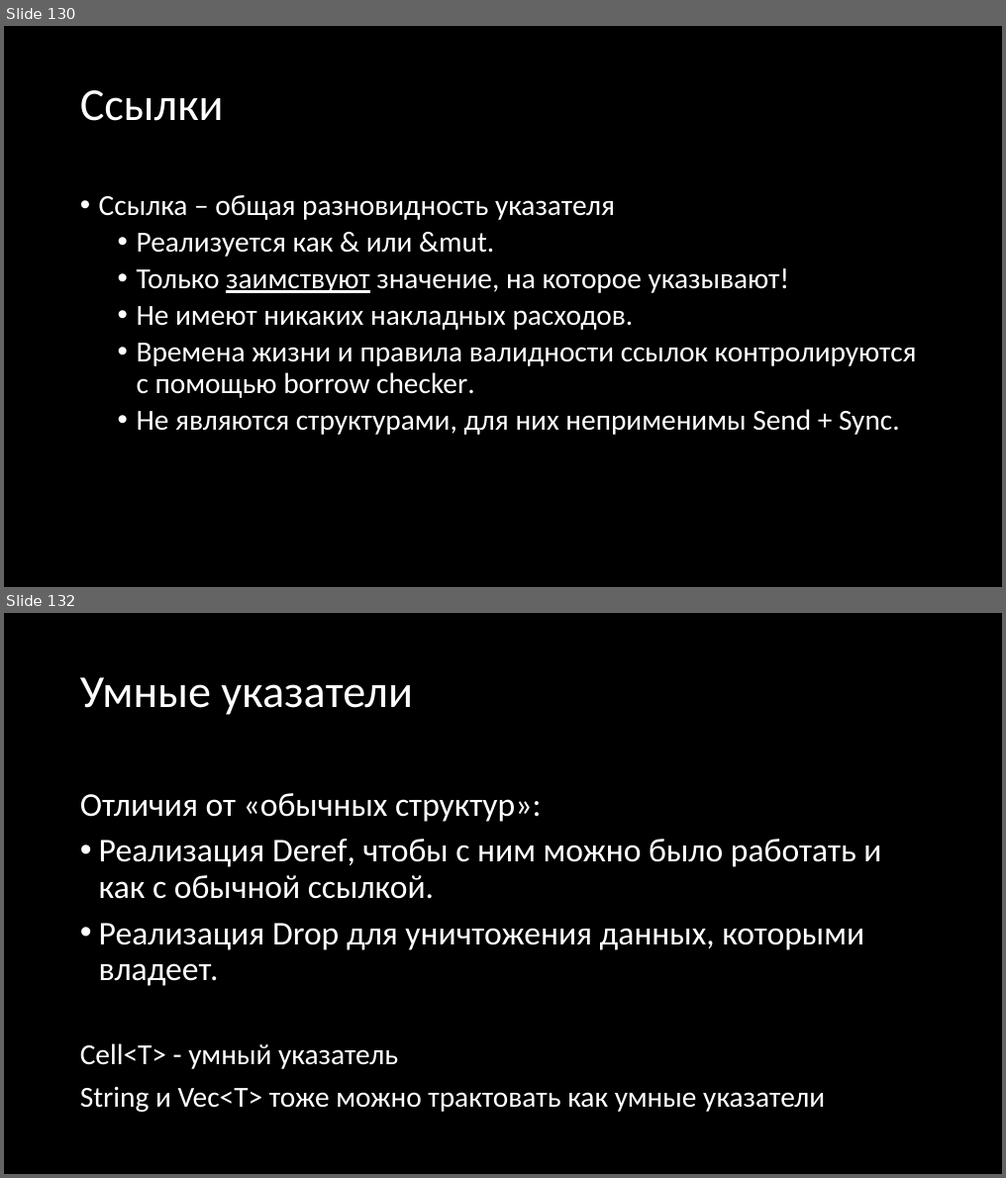
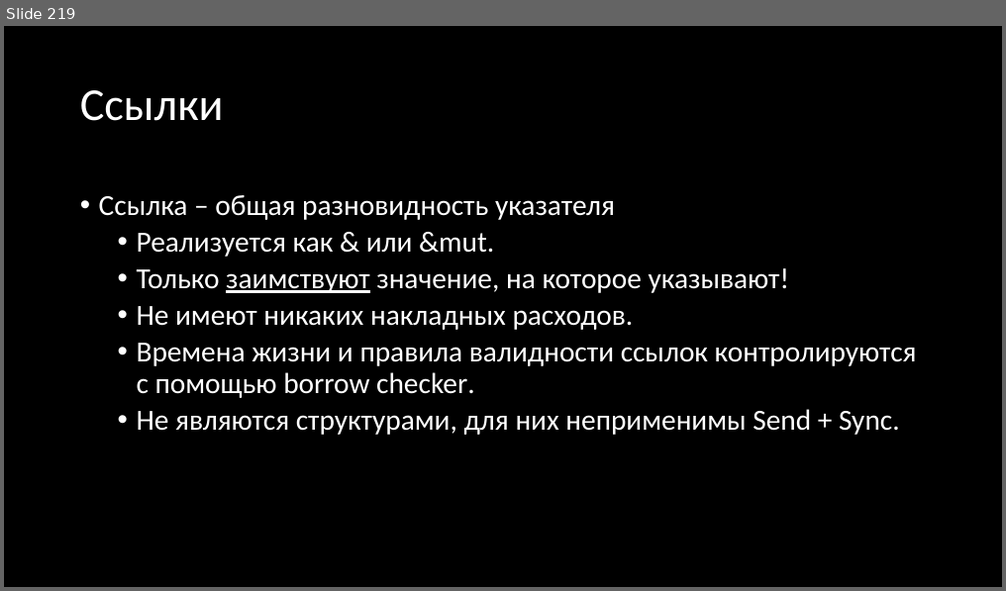
Before and after one commit to Gordon01/learn-rust, a slide deck: keynotes/Rust 2024.pptx. Shown one above the other, each under a label of ours: slides 130 and 132 before the commit, slide 219 after it; the slides between them are not shown. The pictures are 1006x1178 and 1006x591 pixels, drawn with LibreOffice and Linux fonts; fonts in the diff are those of the drawing. Boxes give left, top, right and bottom in pixels: in the first picture for what was removed or moved away, otherwise in the second. Text is boxed around its words. In the diff, an @@ line names an element or a change of style, - is before the commit and + after.

Commit message:
keynote: улучшить лекцию про умные указатели Co-authored-by: Alexander Sergeev <etc9053@gmail.com> Co-committed-by: Alexander Sergeev <etc9053@gmail.com>

```diff
--- a/keynotes/Rust 2024.pptx
+++ b/keynotes/Rust 2024.pptx
@@ slide 132 removed at (x1=4, y1=613, x2=1002, y2=1174), background #000000 @@
@@ title removed at (x1=80, y1=677, x2=413, y2=715) @@
-Умные указатели
@@ text removed at (x1=80, y1=793, x2=881, y2=1112) @@
-Отличия от «обычных структур»:
-• Реализация Deref, чтобы с ним можно было работать и как с обычной ссылкой.
-• Реализация Drop для уничтожения данных, которыми владеет.
-Cell<T> - умный указатель
-String и Vec<T> тоже можно трактовать как умные указатели
@@ what was slide 130 is now slide 219 @@
```
Also in this commit, not shown: 4 slides changed, 17 slides added, 1 other slide removed, 1 other file.
